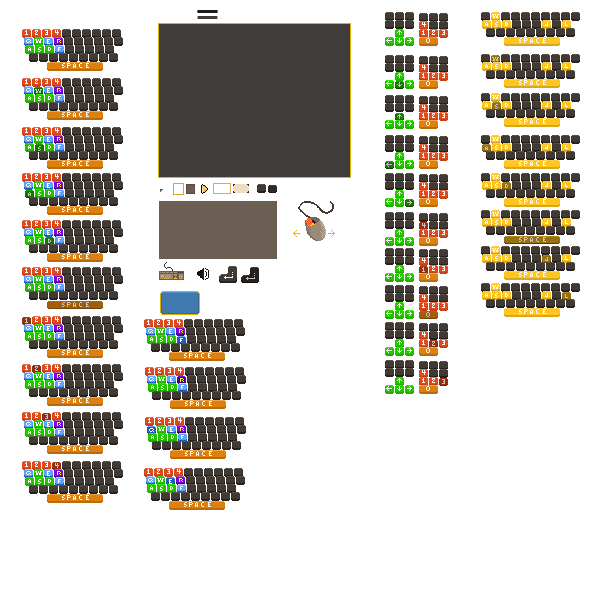
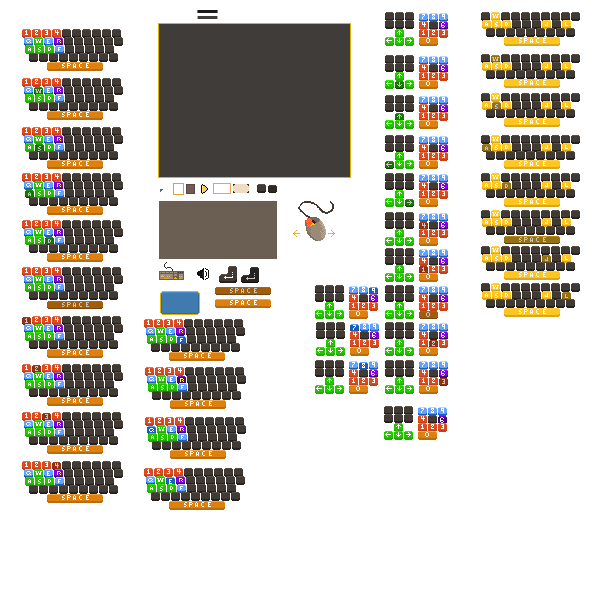
Before/after of a 600 x 600 layered artwork. What changed in the layer stack:
added layer "Space Icon" above "Space Clicked Icon" over [left=215, top=299, right=271, bottom=308]
added layer "Space Clicked Icon" above "Keyboard - F Clicked" over [left=215, top=287, right=271, bottom=295]
moved "Player 2- Numpad 4" above "Player 2- Numpad 3", painted on it over [left=419, top=213, right=448, bottom=229]
moved "Player 2- Numpad 3" above "Player 2- Numpad 2", painted on it over [left=419, top=361, right=448, bottom=378]
moved "Player 2- Numpad 2" above "Player2- Numpad 0", painted on it over [left=419, top=323, right=448, bottom=339]
moved "Player2- Numpad 0" above "Player 2- Numpad 1", painted on it over [left=419, top=286, right=448, bottom=302]
moved "Player 2- Numpad 1" above "Player 2- Right Arrow", painted on it over [left=419, top=249, right=448, bottom=265]
moved "Player 2- Right Arrow" above "Player2- Left Arrow", painted on it over [left=419, top=174, right=448, bottom=190]
moved "Player2- Left Arrow" above "Player2- Up Arrow", painted on it over [left=419, top=136, right=448, bottom=152]
moved "Player2- Up Arrow" above "Player2- Down Arrow", painted on it over [left=419, top=96, right=448, bottom=112]
painted on "Player2- Down Arrow" over [left=419, top=56, right=448, bottom=72]
added layer "Player 2- 6 Clicked" in group "Two Players" over [left=384, top=406, right=447, bottom=440]
added layer "Player 2- 9 Clicked" in group "Two Players" over [left=315, top=285, right=378, bottom=319]
added layer "Player 2- 8 Clicked" in group "Two Players" over [left=315, top=360, right=378, bottom=394]
added layer "Player 2- 7 Clicked" in group "Two Players" over [left=316, top=322, right=379, bottom=356]
painted on "Player 2- No Clicked" over [left=419, top=13, right=448, bottom=29]
